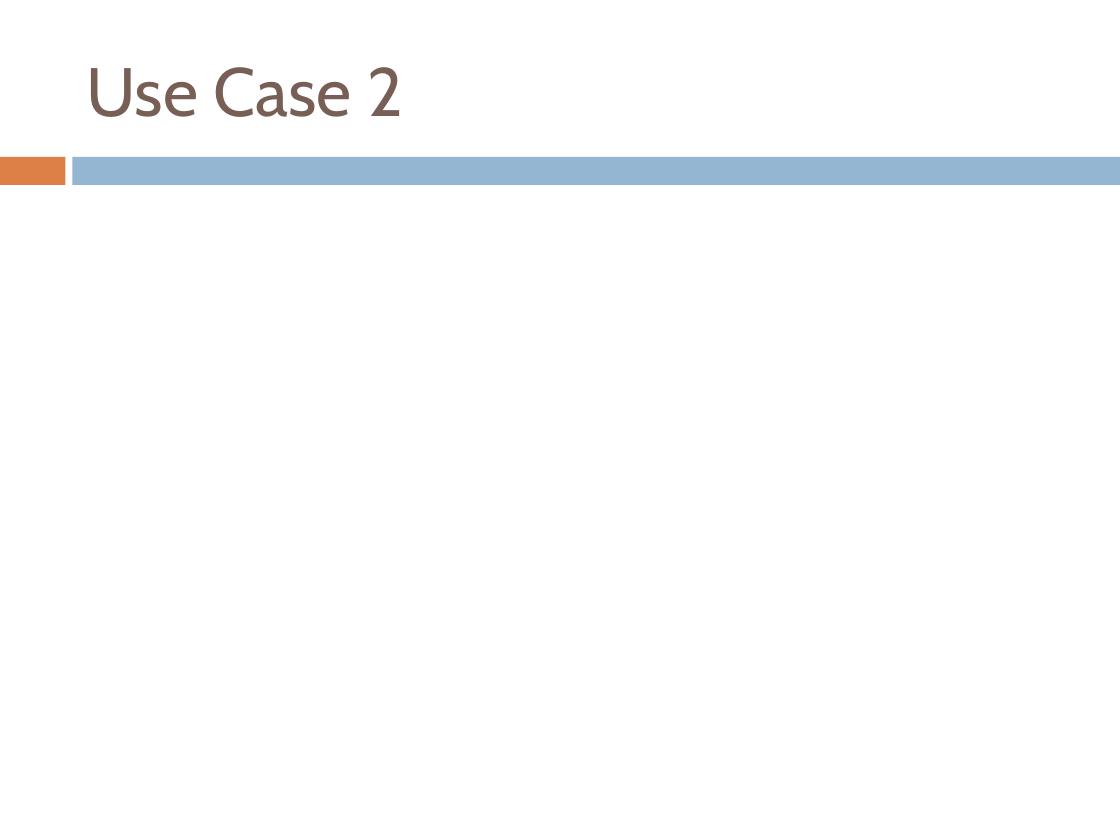
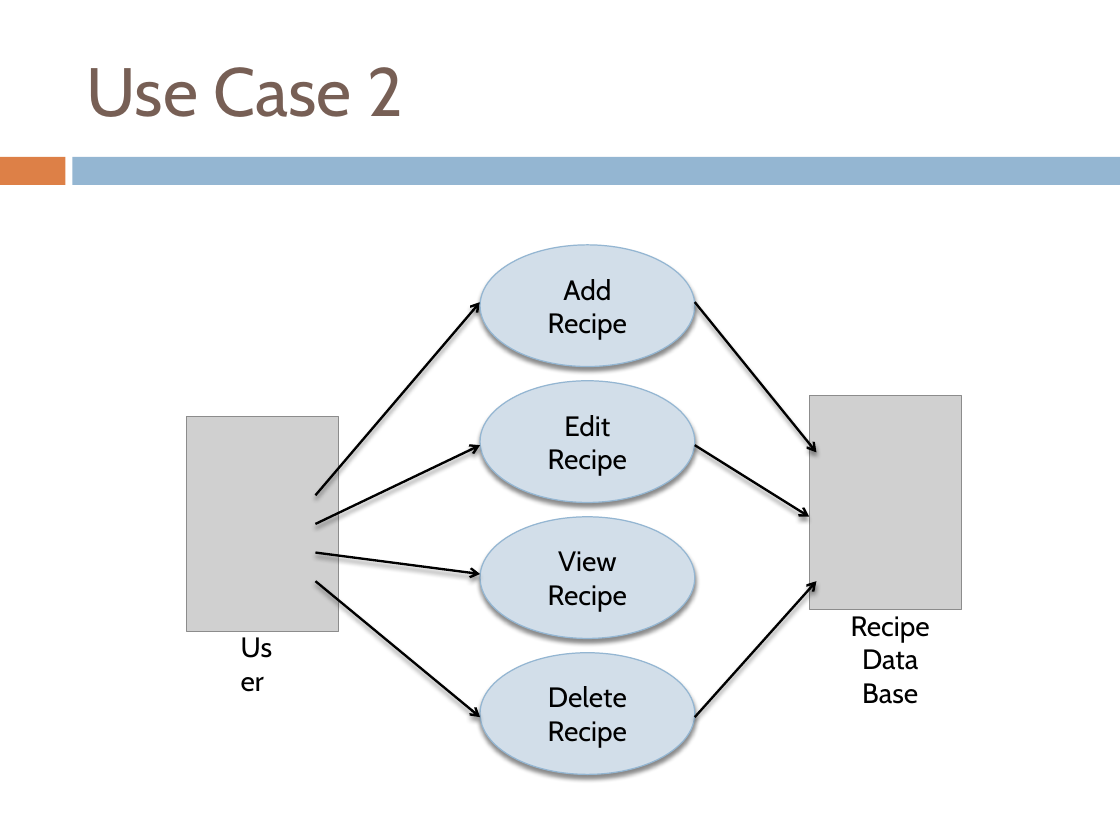
Before and after one commit to CS3365-01/PowerPoints, a slide deck: slide 7 of Product Architecture.pptx. Drawn at 1120x840 pixels with LibreOffice and Linux fonts; fonts in the diff are those of the drawing; grey boxes stand for pictures. Boxes give left, top, right and bottom in pixels: in the first picture for what was removed or moved away, otherwise in the second. Text is boxed around its words. In the diff, an @@ line names an element or a change of style, - is before the commit and + after.

Commit message:
Added use case to pp.

```diff
--- a/Product Architecture.pptx
+++ b/Product Architecture.pptx
@@ group added at [187,245,962,775]: 7 arrows, 4 ellipses, 2 pictures, 2 texts @@
+Add
+Recipe
+View
+Recipe
+Delete
+Recipe
+Edit
+Recipe
+User
+Recipe
+Data Base
```
Also in this commit, not shown: 1 other slide changed.
